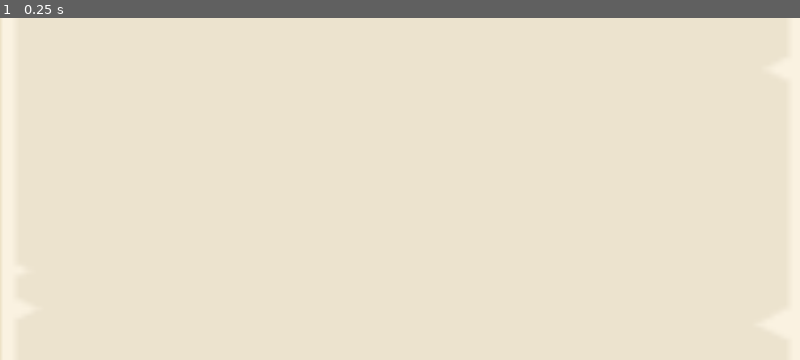
Above: before the commit, frame 1.
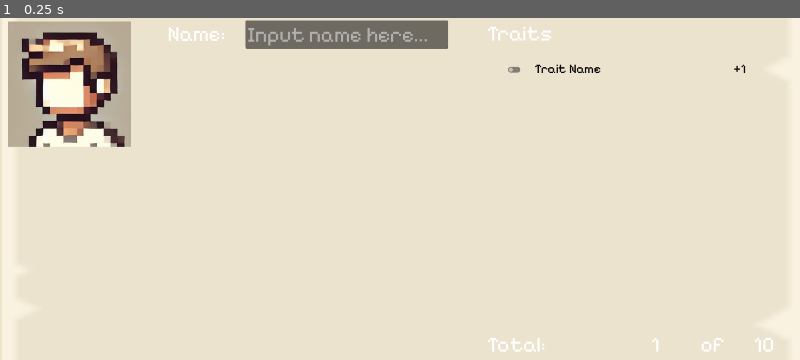
Above: after the commit, the same moment.

Repository: HolkerDev/AIS-zone
Game: Godot game, scene res://hero_selection_scene/hero_selection.tscn
Same seed, same stepped clock (60 frames per second), same inputs: the game is played once before the commit and once after it. This scene is started directly instead of the project's main scene.
Inputs:
- Up to frame 1 (0.25 s): no input

The runs differ from the first frame. In frame 1, 8.2% of the frame differs, in the area x 1-97%, y 0-98%.

Commit message:
add hero selection layout

Diff:
--- /dev/null
+++ b/h1_text_black.tres
@@ -0,0 +1,7 @@
+[gd_resource type="Theme" load_steps=2 format=3 uid="uid://bb7eks7jxummj"]
+
+[ext_resource type="FontFile" uid="uid://bfqdvin7b5wdl" path="res://fonts/PixelifySans-Regular.ttf" id="1_x4da6"]
+
+[resource]
+default_font = ExtResource("1_x4da6")
+default_font_size = 50
--- /dev/null
+++ b/h2_text_black.tres
@@ -0,0 +1,8 @@
+[gd_resource type="Theme" load_steps=2 format=3 uid="uid://bfqd5rdraqpr6"]
+
+[ext_resource type="FontFile" uid="uid://bfqdvin7b5wdl" path="res://fonts/PixelifySans-Regular.ttf" id="1_m5hbe"]
+
+[resource]
+default_font = ExtResource("1_m5hbe")
+default_font_size = 30
+Label/colors/font_color = Color(0, 0, 0, 1)
--- a/hero_selection_scene/hero_selection.tscn
+++ b/hero_selection_scene/hero_selection.tscn
@@ -1,6 +1,9 @@
-[gd_scene load_steps=2 format=3 uid="uid://cdtieyo4juhej"]
+[gd_scene load_steps=5 format=3 uid="uid://cdtieyo4juhej"]
 
 [ext_resource type="Texture2D" uid="uid://br00ogcaiqpij" path="res://assets/panel_beigeLight.png" id="1_jqbhe"]
+[ext_resource type="Texture2D" uid="uid://ddiwhj30tkayc" path="res://assets/playerIcons/default.png" id="2_j65xt"]
+[ext_resource type="Theme" uid="uid://bb7eks7jxummj" path="res://h1_text_black.tres" id="3_p4hah"]
+[ext_resource type="Theme" uid="uid://bfqd5rdraqpr6" path="res://h2_text_black.tres" id="4_qple0"]
 
 [node name="HeroSelection" type="Node2D"]
 
@@ -8,3 +11,177 @@
 position = Vector2(966, 408)
 scale = Vector2(20.18, 9.78)
 texture = ExtResource("1_jqbhe")
+
+[node name="UI" type="Control" parent="."]
+layout_mode = 3
+anchors_preset = 0
+offset_right = 1918.0
+offset_bottom = 821.0
+
+[node name="IconUI" type="Control" parent="UI"]
+layout_mode = 1
+anchor_left = 0.01
+anchor_top = 0.0101523
+anchor_right = 0.2
+anchor_bottom = 0.0101523
+offset_right = 0.561981
+offset_bottom = 354.0
+metadata/_edit_use_anchors_ = true
+
+[node name="Icon" type="Sprite2D" parent="UI/IconUI"]
+texture = ExtResource("2_j65xt")
+centered = false
+
+[node name="TraitsUI" type="Control" parent="UI"]
+layout_mode = 1
+anchor_left = 0.61
+anchor_top = 0.009
+anchor_right = 0.99
+anchor_bottom = 0.99
+offset_left = -0.800293
+offset_top = -0.156003
+offset_right = 0.865845
+offset_bottom = -0.236023
+
+[node name="TraitsLabel" type="Label" parent="UI/TraitsUI"]
+layout_mode = 1
+anchors_preset = -1
+offset_right = 53.64
+offset_bottom = 22.283
+theme = ExtResource("3_p4hah")
+text = "Traits"
+
+[node name="Trait" type="Control" parent="UI/TraitsUI"]
+layout_mode = 1
+anchor_left = 0.0587751
+anchor_top = 0.120107
+anchor_right = 0.963
+anchor_bottom = 0.120107
+offset_left = -0.15
+offset_top = -0.117004
+offset_right = -0.760986
+offset_bottom = 39.883
+metadata/_edit_use_anchors_ = true
+
+[node name="TraitLabel" type="Label" parent="UI/TraitsUI/Trait"]
+layout_mode = 1
+anchors_preset = -1
+anchor_left = 0.107654
+anchor_right = 0.107654
+offset_top = 0.00800323
+offset_right = 330.393
+offset_bottom = -28023.4
+theme = ExtResource("4_qple0")
+text = "Trait Name"
+metadata/_edit_use_anchors_ = true
+
+[node name="TraitCheck" type="CheckButton" parent="UI/TraitsUI/Trait"]
+layout_mode = 1
+anchors_preset = -1
+offset_top = 0.00800323
+offset_right = 44.0
+offset_bottom = 40.008
+metadata/_edit_use_anchors_ = true
+
+[node name="TraitCostLabel" type="Label" parent="UI/TraitsUI/Trait"]
+layout_mode = 1
+anchors_preset = -1
+anchor_left = 0.876639
+anchor_right = 0.876639
+offset_left = -30.0595
+offset_right = -0.0595093
+offset_bottom = -28023.8
+grow_horizontal = 0
+theme = ExtResource("4_qple0")
+text = "+1"
+metadata/_edit_use_anchors_ = true
+
+[node name="TotalUI" type="Control" parent="UI/TraitsUI"]
+layout_mode = 1
+anchor_top = 1.0
+anchor_right = 1.0
+anchor_bottom = 1.0
+offset_top = -59.7351
+offset_right = -0.21405
+offset_bottom = 0.264893
+metadata/_edit_use_anchors_ = true
+
+[node name="TotalLabel" type="Label" parent="UI/TraitsUI/TotalUI"]
+layout_mode = 1
+anchors_preset = -1
+offset_left = 0.183998
+offset_top = -0.0350018
+offset_right = 170.252
+offset_bottom = -0.038002
+theme = ExtResource("3_p4hah")
+text = "Total:"
+
+[node name="TotalCostLabel" type="Label" parent="UI/TraitsUI/TotalUI"]
+layout_mode = 1
+anchors_preset = -1
+anchor_left = 0.64
+anchor_right = 0.64
+offset_left = -73.64
+offset_right = 0.359985
+offset_bottom = 60.0
+theme = ExtResource("3_p4hah")
+text = "1"
+
+[node name="TotalCostMaxLabel" type="Label" parent="UI/TraitsUI/TotalUI"]
+layout_mode = 1
+anchors_preset = -1
+anchor_left = 0.942
+anchor_right = 0.942
+offset_left = -47.496
+offset_top = -0.000999451
+offset_right = 0.0739746
+offset_bottom = -0.0039978
+theme = ExtResource("3_p4hah")
+text = "10"
+
+[node name="TotalOfLabel" type="Label" parent="UI/TraitsUI/TotalUI"]
+layout_mode = 1
+anchors_preset = -1
+anchor_left = 0.79
+anchor_right = 0.792
+offset_left = -64.549
+offset_top = -0.012001
+offset_right = 0.0239563
+offset_bottom = -0.015007
+theme = ExtResource("3_p4hah")
+text = "of
+"
+
+[node name="MainInfoUI" type="Control" parent="UI"]
+layout_mode = 1
+anchor_left = 0.21
+anchor_top = 0.01
+anchor_right = 0.6
+anchor_bottom = 0.45
+offset_left = -0.792023
+offset_top = -0.244
+offset_right = -0.0300293
+offset_bottom = -0.264008
+
+[node name="NameInput" type="LineEdit" parent="UI/MainInfoUI"]
+layout_mode = 1
+anchors_preset = -1
+anchor_left = 0.25
+anchor_right = 0.9
+offset_left = -0.08255
+offset_top = -1.947
+offset_right = -0.331665
+offset_bottom = 66.053
+theme = ExtResource("3_p4hah")
+placeholder_text = "Input name here..."
+
+[node name="NameLabel" type="Label" parent="UI/MainInfoUI"]
+layout_mode = 1
+anchors_preset = -1
+anchor_right = 0.2
+offset_left = -0.00434399
+offset_top = 0.0529995
+offset_right = -0.0709534
+offset_bottom = 60.053
+theme = ExtResource("3_p4hah")
+text = "Name:"
Binary file added: assets/playerIcons/default.png
Not shown, added: assets/playerIcons/default.png.import
